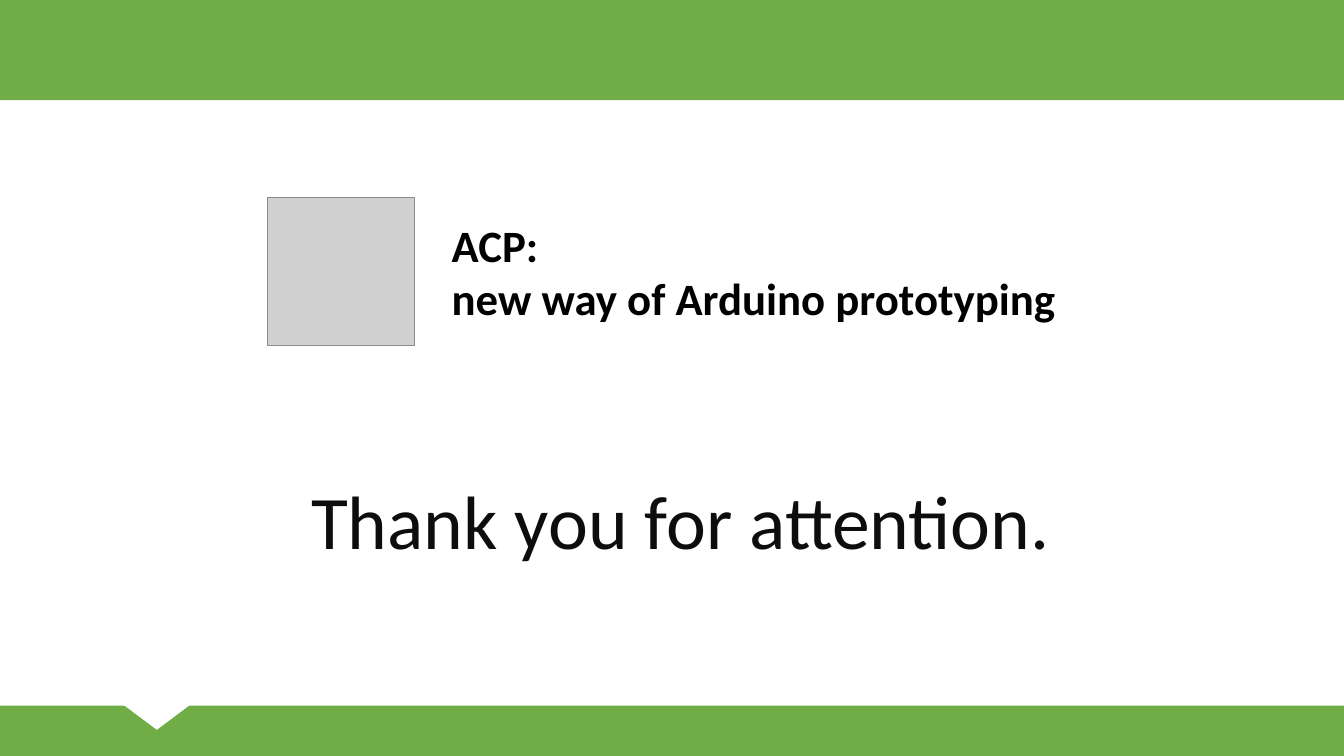
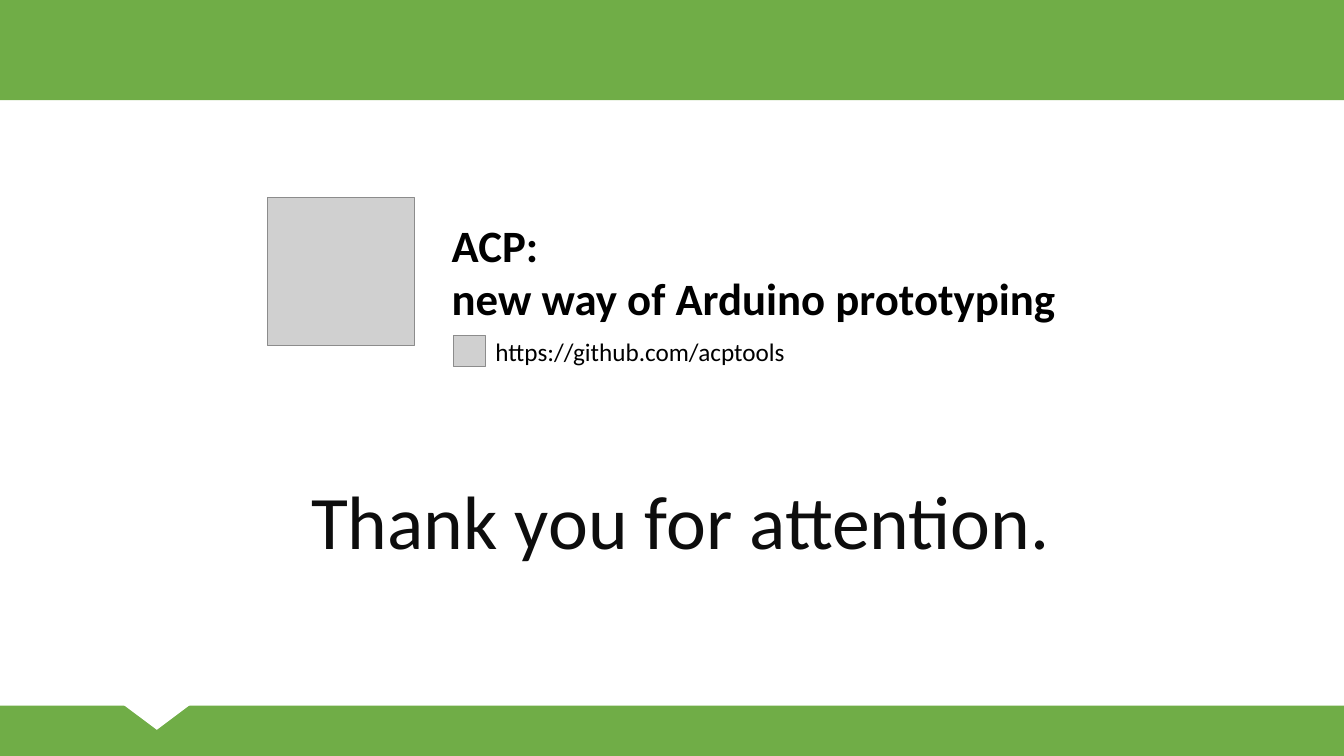
Before and after one commit to ppatrik/DiplomovaPraca, a slide deck: slide 15 of svk/Prezentacia.pptx (slide 7 before the commit). Drawn at 1344x756 pixels with LibreOffice and Linux fonts; fonts in the diff are those of the drawing; grey boxes stand for pictures. Boxes give left, top, right and bottom in pixels: in the first picture for what was removed or moved away, otherwise in the second. Text is boxed around its words. In the diff, an @@ line names an element or a change of style, - is before the commit and + after.

```diff
--- a/svk/Prezentacia.pptx
+++ b/svk/Prezentacia.pptx
@@ picture added at (x1=454, y1=336, x2=486, y2=367) @@
@@ text added at (x1=495, y1=343, x2=784, y2=366), 18 pt, text #000000 @@
+https://github.com/acptools
```
Also in this commit, not shown: 4 other slides changed, 9 slides added, 5 other files.
